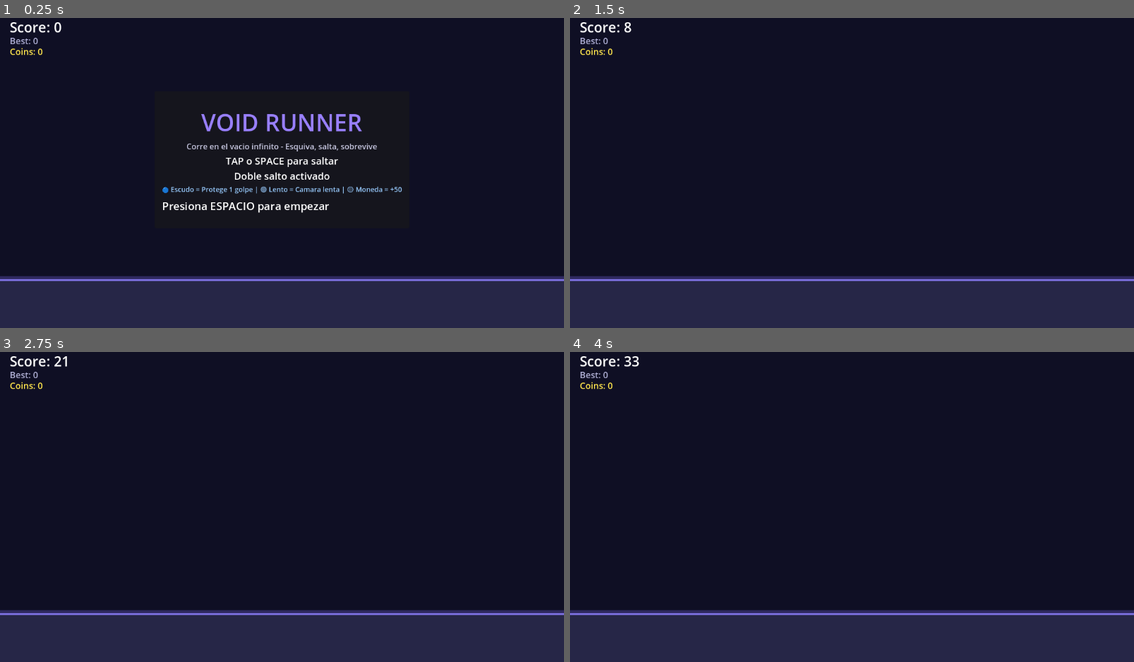
Above: before the commit, frames 1-4 (two rows, left to right).
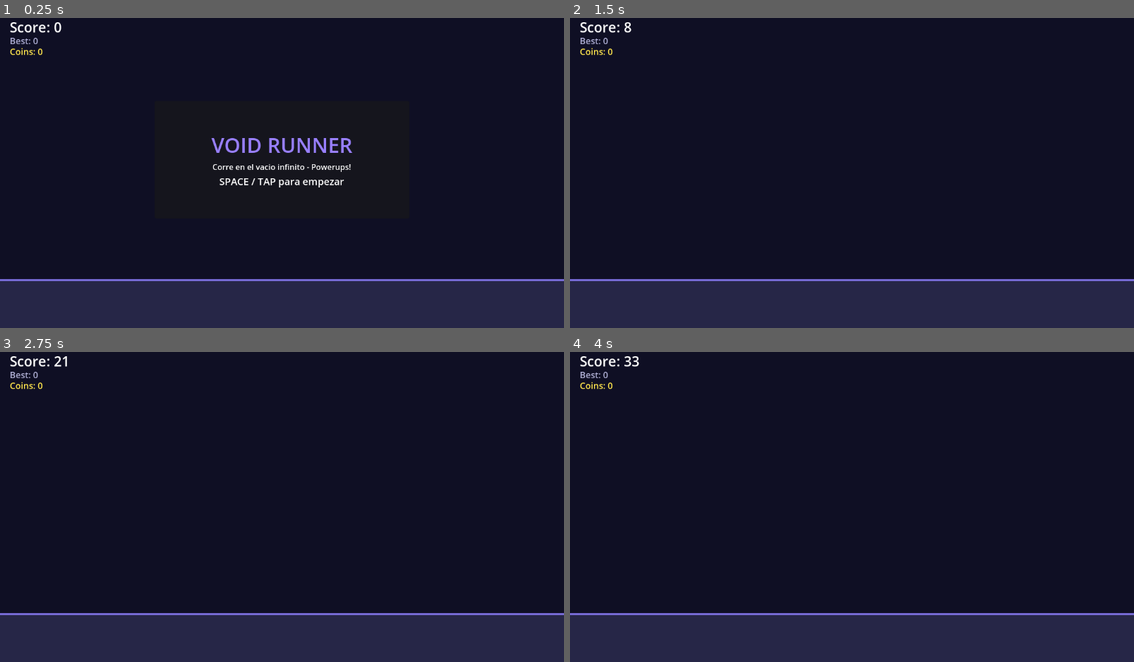
Above: after the commit, the same moments.

Repository: alexsndersoto04-source/Proyectos
Game: Godot game, scene res://scenes/main.tscn
Two runs of this game, one before a commit and one after it. Both use one fixed random seed, a clock stepped at 60 frames per second and the inputs below.
Inputs (mouse positions are in pixels of both pictures, inside the frame that each line leads up to):
- Up to frame 1 (0.25 s): no input
- Up to frame 2 (1.5 s): tap O at 0.5 s; move the mouse to (976, 154) at 0.52 s; tap Alt (jump) at 0.6, 0.77, 1.07, 1.35 s; click (976, 154) at 0.67 s; tap Space at 1.25 s; move the mouse to (739, 185) at 1.27 s; click (739, 185) at 1.42 s
- Up to frame 3 (2.75 s): tap Alt (jump) at 1.52, 1.82, 2.1 s; tap Enter at 2 s; move the mouse to (338, 432) at 2.02 s; click (338, 432) at 2.17 s
- Up to frame 4 (4 s): move the mouse to (823, 565) at 2.77 s; tap Alt (jump) at 2.85, 3.02, 3.32, 3.6, 3.77 s; click (823, 565) at 2.92 s; move the mouse to (1021, 550) at 3.52 s; click (1021, 550) at 3.67 s

The runs differ from the first frame. In frame 1, 4.1% of the frame differs, in the area x 0-100%, y 30-85%; in frame 2, 0.9%; in frame 3, 0.9%; in frame 4, 0.9%.

Commit message:
Fix: escenas 100% limpias sin UIDs invalidos - import ya no falla
- Elimina uid://jumpwav y AudioStream hard refs
- Player, obstacle, powerup dibujados solo con codigo
- Main sin audio ext_resources - carga dinamica en codigo
- Ahora Godot --headless --import pasa sin errores de loader

Co-authored-by: arena-agent <297053741+arena-agent@users.noreply.github.com>

Diff:
--- a/scenes/main.tscn
+++ b/scenes/main.tscn
@@ -1,20 +1,17 @@
-[gd_scene load_steps=13 format=3 uid="uid://bq6l6c0p4k8d2"]
-
-[ext_resource type="Script" path="res://scripts/main.gd" id="1_main"]
-[ext_resource type="PackedScene" uid="uid://d4w7h8a2k1p9q" path="res://scenes/player.tscn" id="2_player"]
-[ext_resource type="PackedScene" uid="uid://cjxw7k6s8v3pd" path="res://scenes/obstacle.tscn" id="3_obs"]
-[ext_resource type="Script" path="res://scripts/spawner.gd" id="4_spawn"]
-[ext_resource type="Script" path="res://scripts/bg_stars.gd" id="5_stars"]
-[ext_resource type="AudioStream" uid="uid://score_wav" path="res://assets/sounds/score.wav" id="6_score"]
-[ext_resource type="AudioStream" uid="uid://void_amb" path="res://assets/sounds/void_ambience.wav" id="7_amb"]
-[ext_resource type="AudioStream" uid="uid://powerup_wav" path="res://assets/sounds/powerup.wav" id="8_power"]
-[ext_resource type="PackedScene" uid="uid://powerup123" path="res://scenes/powerup.tscn" id="9_power_scn"]
-
-[sub_resource type="RectangleShape2D" id="Rect_floor"]
+[gd_scene load_steps=6 format=3 uid="uid://bq6l6c0p4k8d2"]
+
+[ext_resource type="Script" path="res://scripts/main.gd" id="1"]
+[ext_resource type="PackedScene" uid="uid://d4w7h8a2k1p9q" path="res://scenes/player.tscn" id="2"]
+[ext_resource type="PackedScene" uid="uid://cjxw7k6s8v3pd" path="res://scenes/obstacle.tscn" id="3"]
+[ext_resource type="Script" path="res://scripts/spawner.gd" id="4"]
+[ext_resource type="Script" path="res://scripts/bg_stars.gd" id="5"]
+[ext_resource type="PackedScene" uid="uid://c8b9f2a1d4e6f8a3" path="res://scenes/powerup.tscn" id="6"]
+
+[sub_resource type="RectangleShape2D" id="1"]
 size = Vector2(2000, 40)
 
 [node name="Main" type="Node2D"]
-script = ExtResource("1_main")
+script = ExtResource("1")
 
 [node name="BackgroundColor" type="ColorRect" parent="."]
 z_index = -100
@@ -63,45 +60,25 @@
 offset_bottom = -8.0
 color = Color(0.5, 0.45, 0.9, 1)
 
-[node name="FloorGlow" type="ColorRect" parent="Floor"]
-offset_left = -200.0
-offset_top = -18.0
-offset_right = 1500.0
-offset_bottom = -12.0
-color = Color(0.4, 0.35, 0.8, 0.35)
-
 [node name="StaticBody2D" type="StaticBody2D" parent="Floor"]
 
 [node name="CollisionShape2D" type="CollisionShape2D" parent="Floor/StaticBody2D"]
 position = Vector2(640, 0)
-shape = SubResource("Rect_floor")
+shape = SubResource("1")
 
 [node name="Obstacles" type="Node2D" parent="."]
 
 [node name="PowerUps" type="Node2D" parent="."]
 
-[node name="Player" parent="." instance=ExtResource("2_player")]
+[node name="Player" parent="." instance=ExtResource("2")]
 position = Vector2(180, 505)
 
 [node name="Spawner" type="Node2D" parent="."]
-script = ExtResource("4_spawn")
-obstacle_scene = ExtResource("3_obs")
-powerup_scene = ExtResource("9_power_scn")
+script = ExtResource("4")
+obstacle_scene = ExtResource("3")
+powerup_scene = ExtResource("6")
 initial_speed = 420.0
 max_speed = 900.0
-
-[node name="AudioScore" type="AudioStreamPlayer" parent="."]
-stream = ExtResource("6_score")
-volume_db = -4.0
-
-[node name="AudioAmbience" type="AudioStreamPlayer" parent="."]
-stream = ExtResource("7_amb")
-volume_db = -12.0
-autoplay = true
-
-[node name="AudioPowerUp" type="AudioStreamPlayer" parent="."]
-stream = ExtResource("8_power")
-volume_db = -2.0
 
 [node name="CanvasLayer" type="CanvasLayer" parent="."]
 
@@ -110,8 +87,6 @@
 anchors_preset = 15
 anchor_right = 1.0
 anchor_bottom = 1.0
-grow_horizontal = 2
-grow_vertical = 2
 
 [node name="ScoreLabel" type="Label" parent="CanvasLayer/UI"]
 layout_mode = 1
@@ -149,30 +124,18 @@
 theme_override_font_sizes/font_size = 18
 text = "Coins: 0"
 
-[node name="ShieldIndicator" type="ColorRect" parent="CanvasLayer/UI"]
+[node name="ShieldIndicator" type="Label" parent="CanvasLayer/UI"]
 visible = false
 layout_mode = 1
-anchors_preset = 5
-anchor_left = 0.5
-anchor_right = 0.5
-anchor_top = 1.0
-anchor_bottom = 1.0
-offset_left = -50.0
-offset_top = -80.0
-offset_right = 50.0
-offset_bottom = -50.0
-color = Color(0.2, 0.7, 1.0, 0.25)
-
-[node name="ShieldLabel" type="Label" parent="CanvasLayer/UI/ShieldIndicator"]
-layout_mode = 1
-anchors_preset = 15
-anchor_right = 1.0
-anchor_bottom = 1.0
+anchors_preset = 10
+anchor_right = 1.0
+offset_left = 20.0
+offset_top = 92.0
+offset_right = -20.0
+offset_bottom = 116.0
 theme_override_colors/font_color = Color(0.4, 0.85, 1.0, 1)
 theme_override_font_sizes/font_size = 16
-text = "SHIELD"
-horizontal_alignment = 1
-vertical_alignment = 1
+text = "SHIELD ACTIVE"
 
 [node name="StartPanel" type="Panel" parent="CanvasLayer/UI"]
 layout_mode = 1
@@ -182,9 +145,9 @@
 anchor_right = 0.5
 anchor_bottom = 0.5
 offset_left = -260.0
-offset_top = -160.0
+offset_top = -140.0
 offset_right = 260.0
-offset_bottom = 120.0
+offset_bottom = 100.0
 
 [node name="VBox" type="VBoxContainer" parent="CanvasLayer/UI/StartPanel"]
 layout_mode = 1
@@ -199,7 +162,7 @@
 
 [node name="Title" type="Label" parent="CanvasLayer/UI/StartPanel/VBox"]
 layout_mode = 2
-theme_override_font_sizes/font_size = 48
+theme_override_font_sizes/font_size = 42
 theme_override_colors/font_color = Color(0.6, 0.5, 1.0, 1)
 text = "VOID RUNNER"
 horizontal_alignment = 1
@@ -207,29 +170,14 @@
 [node name="Subtitle" type="Label" parent="CanvasLayer/UI/StartPanel/VBox"]
 layout_mode = 2
 theme_override_font_sizes/font_size = 16
-theme_override_colors/font_color = Color(0.8, 0.8, 0.9, 1)
-text = "Corre en el vacio infinito - Esquiva, salta, sobrevive"
-horizontal_alignment = 1
-
-[node name="Controls" type="Label" parent="CanvasLayer/UI/StartPanel/VBox"]
+text = "Corre en el vacio infinito - Powerups!"
+horizontal_alignment = 1
+
+[node name="StartHint" type="Label" parent="CanvasLayer/UI/StartPanel/VBox"]
 layout_mode = 2
 theme_override_font_sizes/font_size = 20
-text = "TAP o SPACE para saltar
-Doble salto activado"
-horizontal_alignment = 1
-
-[node name="PowerupsInfo" type="Label" parent="CanvasLayer/UI/StartPanel/VBox"]
-layout_mode = 2
-theme_override_font_sizes/font_size = 14
-theme_override_colors/font_color = Color(0.6, 0.8, 1.0, 1)
-text = "🔵 Escudo = Protege 1 golpe | 🟢 Lento = Camara lenta | 🟡 Moneda = +50"
-horizontal_alignment = 1
-
-[node name="StartHint" type="Label" parent="CanvasLayer/UI/StartPanel/VBox"]
-layout_mode = 2
-theme_override_font_sizes/font_size = 22
-theme_override_colors/font_color = Color(1, 1, 1, 1)
-text = "Presiona ESPACIO para empezar"
+text = "SPACE / TAP para empezar"
+horizontal_alignment = 1
 
 [node name="GameOverPanel" type="Panel" parent="CanvasLayer/UI"]
 visible = false
@@ -256,22 +204,19 @@
 alignment = 1
 
 [node name="GameOverLabel" type="Label" parent="CanvasLayer/UI/GameOverPanel/VBoxContainer"]
-custom_minimum_size = Vector2(0, 40)
-layout_mode = 2
-theme_override_font_sizes/font_size = 36
+layout_mode = 2
+theme_override_font_sizes/font_size = 32
 theme_override_colors/font_color = Color(1, 0.35, 0.45, 1)
 text = "VOID CONSUMED"
 horizontal_alignment = 1
 
 [node name="FinalScoreLabel" type="Label" parent="CanvasLayer/UI/GameOverPanel/VBoxContainer"]
-custom_minimum_size = Vector2(0, 60)
 layout_mode = 2
 theme_override_font_sizes/font_size = 20
 text = "Score: 0"
 horizontal_alignment = 1
 
 [node name="RestartButton" type="Button" parent="CanvasLayer/UI/GameOverPanel/VBoxContainer"]
-custom_minimum_size = Vector2(0, 52)
 layout_mode = 2
 theme_override_font_sizes/font_size = 22
 text = "RETRY  ↻"
--- a/scenes/obstacle.tscn
+++ b/scenes/obstacle.tscn
@@ -1,13 +1,10 @@
-[gd_scene load_steps=5 format=3 uid="uid://cjxw7k6s8v3pd"]
-
+[gd_scene load_steps=4 format=3 uid="uid://cjxw7k6s8v3pd"]
 [ext_resource type="Script" path="res://scripts/obstacle.gd" id="1"]
-
-[sub_resource type="RectangleShape2D" id="1_rect"]
+[sub_resource type="RectangleShape2D" id="1"]
 size = Vector2(40, 50)
-
-[sub_resource type="Script" id="2_draw" ]
+[sub_resource type="Script" id="2"]
 source_code = "extends Node2D
-@export var type: String = \"spike\"
+var type: String = \"spike\"
 func _draw():
 	match type:
 		\"spike\":
@@ -25,22 +22,9 @@
 	type = t
 	queue_redraw()
 "
-
 [node name="Obstacle" type="Area2D" groups=["obstacle"]]
 script = ExtResource("1")
-
 [node name="CollisionShape2D" type="CollisionShape2D" parent="."]
-shape = SubResource("1_rect")
-
+shape = SubResource("1")
 [node name="Visual" type="Node2D" parent="."]
-script = SubResource("2_draw")
-
-[node name="Shadow" type="Node2D" parent="."]
-position = Vector2(0, 35)
-
-[node name="ShadowRect" type="ColorRect" parent="Shadow"]
-offset_left = -22.0
-offset_top = -4.0
-offset_right = 22.0
-offset_bottom = 4.0
-color = Color(0, 0, 0, 0.3)
+script = SubResource("2")
--- a/scenes/player.tscn
+++ b/scenes/player.tscn
@@ -1,15 +1,11 @@
-[gd_scene load_steps=13 format=3 uid="uid://d4w7h8a2k1p9q"]
+[gd_scene load_steps=9 format=3 uid="uid://d4w7h8a2k1p9q"]
 
 [ext_resource type="Script" path="res://scripts/player.gd" id="1"]
-[ext_resource type="AudioStream" uid="uid://jumpwav" path="res://assets/sounds/jump.wav" id="2"]
-[ext_resource type="AudioStream" uid="uid://double_jump_wav" path="res://assets/sounds/double_jump.wav" id="3"]
-[ext_resource type="AudioStream" uid="uid://death_wav" path="res://assets/sounds/death.wav" id="4"]
-[ext_resource type="Script" path="res://scripts/bg_stars.gd" id="5_shield_draw"]
 
-[sub_resource type="RectangleShape2D" id="Rect_col"]
+[sub_resource type="RectangleShape2D" id="1"]
 size = Vector2(32, 52)
 
-[sub_resource type="Script" id="Script_draw" ]
+[sub_resource type="Script" id="2"]
 source_code = "extends AnimatedSprite2D
 func _ready(): play(\"run\")
 func _process(_d): queue_redraw()
@@ -79,31 +75,19 @@
 
 [node name="CollisionShape2D" type="CollisionShape2D" parent="."]
 position = Vector2(0, -1)
-shape = SubResource("Rect_col")
+shape = SubResource("1")
 
 [node name="AnimatedSprite2D" type="AnimatedSprite2D" parent="." groups=["player_visual"]]
-sprite_frames = SubResource("SF")
+sprite_frames = SubResource("4")
 animation = &"run"
-script = SubResource("Script_draw")
+script = SubResource("2")
 
 [node name="ShieldVisual" type="Node2D" parent="."]
 visible = false
-script = SubResource("Script_shield")
+script = SubResource("3")
 
 [node name="JumpParticles" type="GPUParticles2D" parent="."]
 position = Vector2(0, 20)
 emitting = false
 amount = 12
 lifetime = 0.4
-
-[node name="AudioJump" type="AudioStreamPlayer" parent="."]
-stream = ExtResource("2")
-volume_db = -2.0
-
-[node name="AudioDoubleJump" type="AudioStreamPlayer" parent="."]
-stream = ExtResource("3")
-volume_db = -1.0
-
-[node name="AudioDeath" type="AudioStreamPlayer" parent="."]
-stream = ExtResource("4")
-volume_db = 0.0
--- a/scenes/powerup.tscn
+++ b/scenes/powerup.tscn
@@ -1,24 +1,19 @@
-[gd_scene load_steps=4 format=3 uid="uid://powerup123"]
-
+[gd_scene load_steps=4 format=3 uid="uid://c8b9f2a1d4e6f8a3"]
 [ext_resource type="Script" path="res://scripts/powerup.gd" id="1"]
-
-[sub_resource type="CircleShape2D" id="Circle_shape"]
+[sub_resource type="CircleShape2D" id="1"]
 radius = 18.0
-
-[sub_resource type="Script" id="Script_visual"]
+[sub_resource type="Script" id="2"]
 source_code = "extends Node2D
-@export var type: String = \"shield\"
+var type: String = \"shield\"
 func _draw():
 	match type:
 		\"shield\":
 			draw_circle(Vector2.ZERO, 18, Color(0.2, 0.8, 1.0))
 			draw_circle(Vector2.ZERO, 18, Color(0.6, 0.9, 1.0), false, 2.5)
 			draw_circle(Vector2.ZERO, 8, Color(1,1,1,0.9))
-			draw_circle(Vector2(-3, -4), 3, Color(1,1,1,0.6))
 		\"slow\":
 			draw_circle(Vector2.ZERO, 18, Color(0.3, 1.0, 0.6))
 			draw_circle(Vector2.ZERO, 18, Color(0.6, 1.0, 0.8), false, 2.5)
-			# reloj
 			draw_line(Vector2.ZERO, Vector2(0, -10), Color(1,1,1,0.9), 2)
 			draw_line(Vector2.ZERO, Vector2(8, 0), Color(1,1,1,0.9), 2)
 		\"coin\":
@@ -29,19 +24,9 @@
 	type = t
 	queue_redraw()
 "
-
 [node name="PowerUp" type="Area2D" groups=["powerup"]]
 script = ExtResource("1")
-
 [node name="CollisionShape2D" type="CollisionShape2D" parent="."]
-shape = SubResource("Circle_shape")
-
+shape = SubResource("1")
 [node name="Visual" type="Node2D" parent="."]
-script = SubResource("Script_visual")
-
-[node name="Glow" type="ColorRect" parent="."]
-offset_left = -20.0
-offset_top = 25.0
-offset_right = 20.0
-offset_bottom = 29.0
-color = Color(0, 0, 0, 0.2)
+script = SubResource("2")
Not shown: 2 places in scenes/main.tscn that only renumber resources
Not shown: 2 places in scenes/player.tscn that only renumber resources
